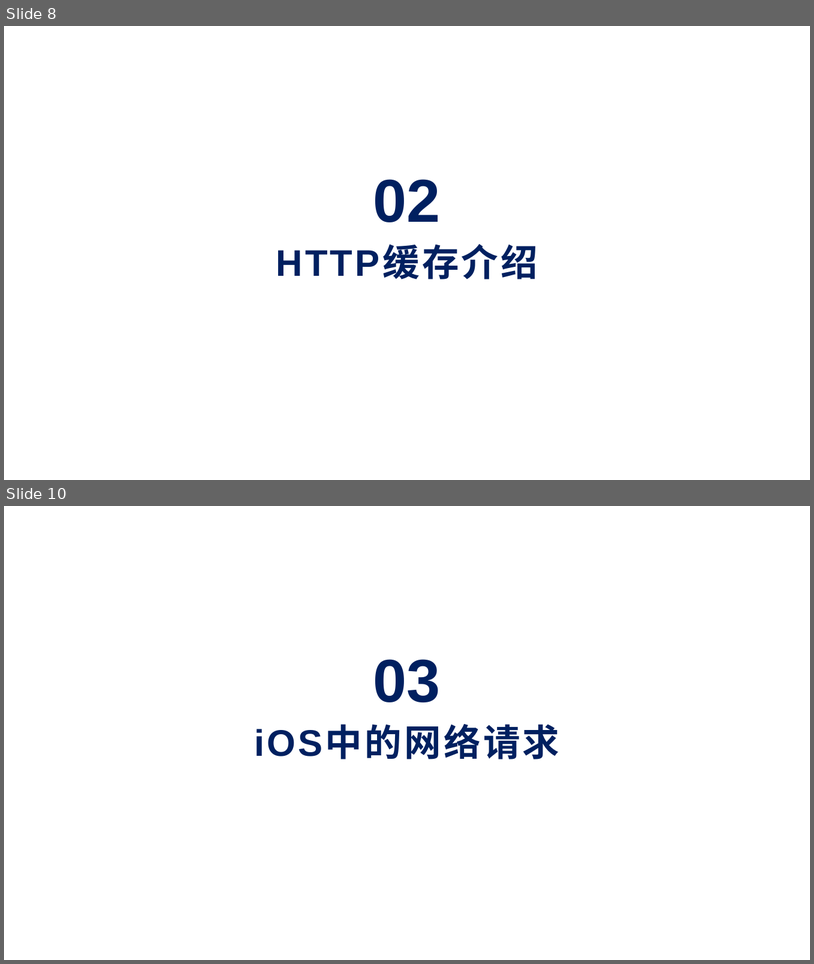
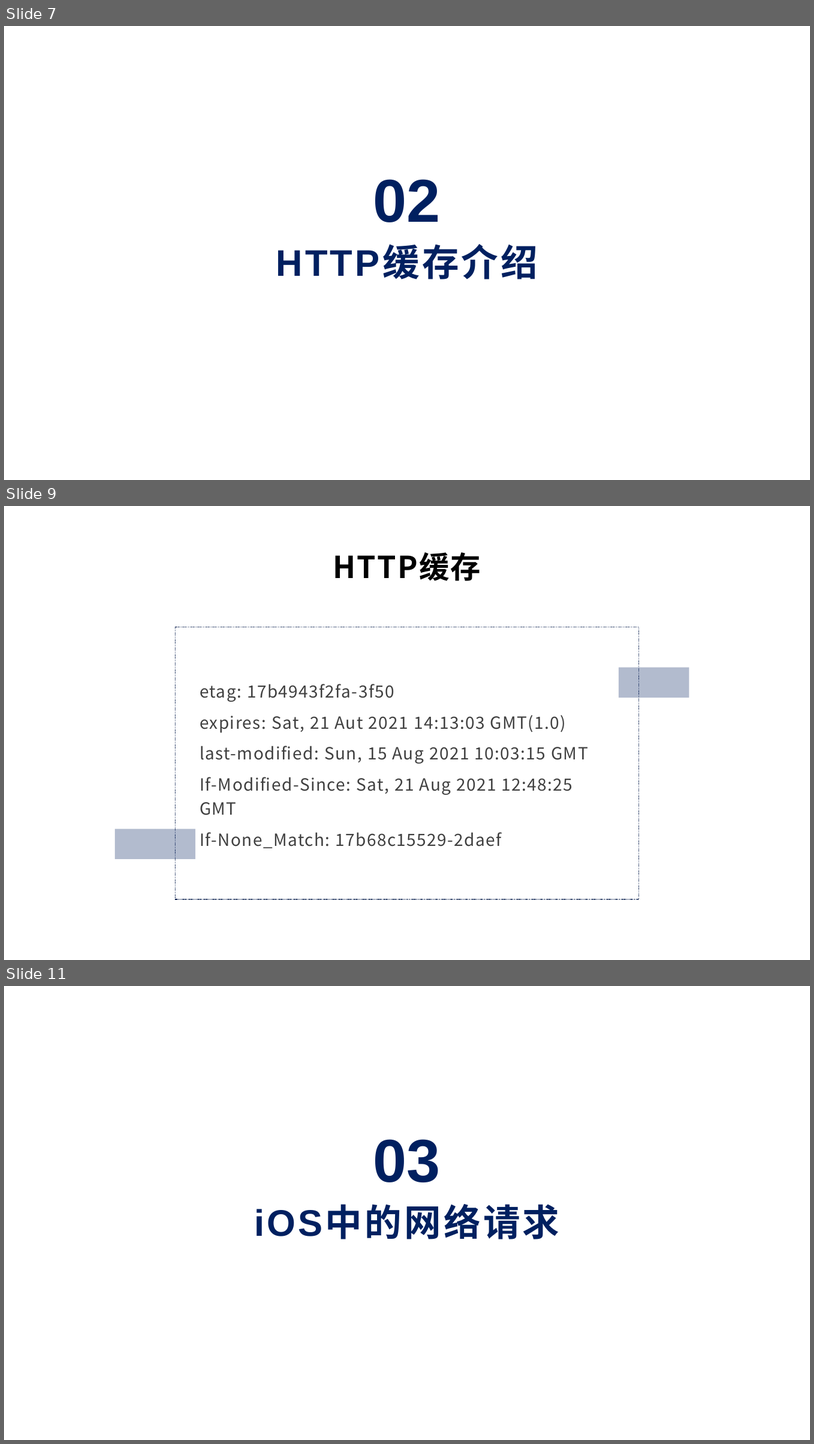
Before and after one commit to scfhao/Notebook, a slide deck: system_logs/iOS开发中的网络请求框架.pptx. Shown one above the other, each under a label of ours: slides 8 and 10 before the commit, slides 7, 9 and 11 after it; the slides between them are not shown. The pictures are 814x964 and 814x1444 pixels, drawn with LibreOffice and Linux fonts; fonts in the diff are those of the drawing; background and template pictures are left out. Boxes give left, top, right and bottom in pixels: in the first picture for what was removed or moved away, otherwise in the second. Text is boxed around its words. In the diff, an @@ line names an element or a change of style, - is before the commit and + after.

```diff
--- a/system_logs/iOS开发中的网络请求框架.pptx
+++ b/system_logs/iOS开发中的网络请求框架.pptx
@@ slide 9 added at (4, 506, 810, 960), background #FFFFFF @@
@@ text added at (333, 552, 482, 581), 36 pt, text #000000, bold @@
+HTTP缓存
@@ rectangle added at (175, 627, 639, 899), outline #001847 1 pt dashed @@
@@ rectangle added at (619, 667, 690, 698), fill #002060 at 30% opacity @@
@@ text added at (200, 684, 588, 848), 20 pt, text #404040 @@
+etag: 17b4943f2fa-3f50
+expires: Sat, 21 Aut 2021 14:13:03 GMT(1.0)
+last-modified: Sun, 15 Aug 2021 10:03:15 GMT
+If-Modified-Since: Sat, 21 Aug 2021 12:48:25 GMT
+If-None_Match: 17b68c15529-2daef
@@ rectangle added at (115, 828, 195, 859), fill #002060 at 30% opacity @@
@@ what was slide 8 is now slide 7 @@
@@ what was slide 10 is now slide 11 @@
```
Also in this commit, not shown: 4 slides changed, 6 other slides added, 4 slides removed.
